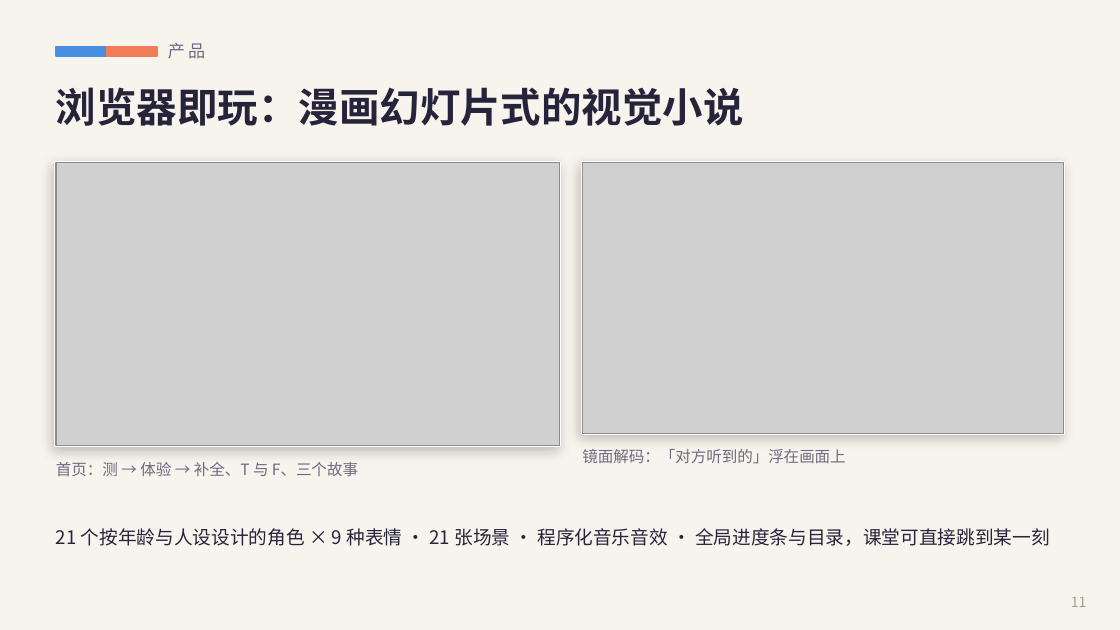
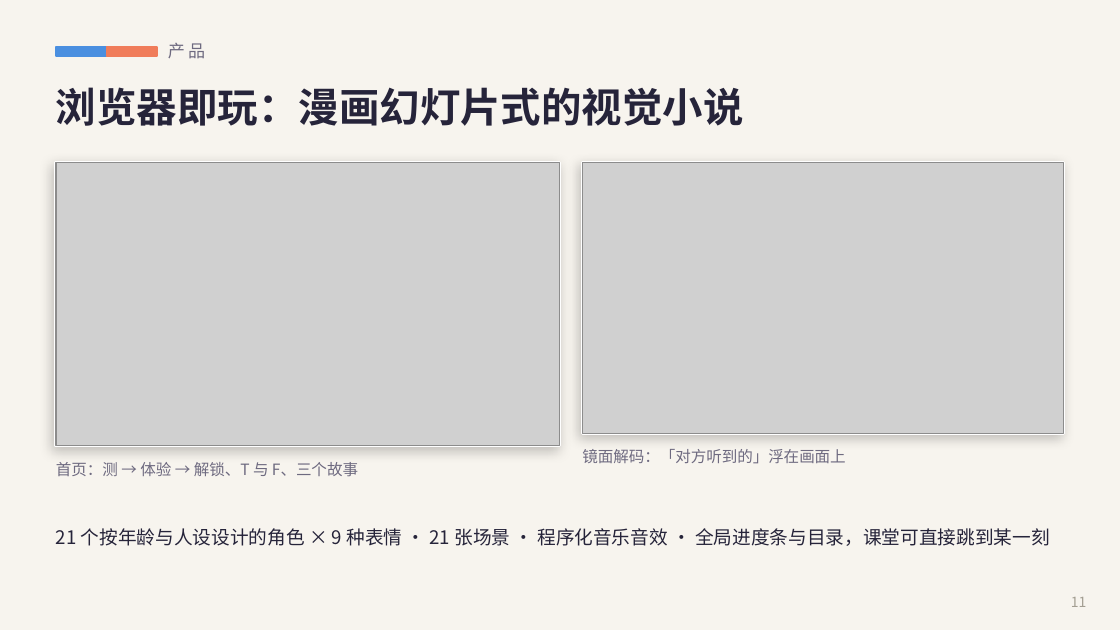
Before and after one commit to YuYuYuZero/overself-ai-edu-game, a slide deck: slide 11 of pitch/Overself-路演.pptx. Drawn at 1120x630 pixels with LibreOffice and Linux fonts; fonts in the diff are those of the drawing; grey boxes stand for pictures. Boxes give left, top, right and bottom in pixels: in the first picture for what was removed or moved away, otherwise in the second. Text is boxed around its words. In the diff, an @@ line names an element or a change of style, - is before the commit and + after.

```diff
--- a/pitch/Overself-路演.pptx
+++ b/pitch/Overself-路演.pptx
@@ text at (56, 462, 358, 476): text changed @@
-首页：测 → 体验 → 补全、T 与 F、三个故事
+首页：测 → 体验 → 解锁、T 与 F、三个故事
```
Also in this commit, not shown: 9 other slides changed, 19 other files.
